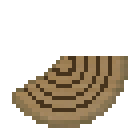
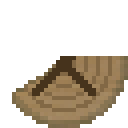
Layers edited between the first and the second 128px x 128px image:
added layer "Layer 3" above "Layer 2" over 32, 56, 96, 96
painted on "Layer 2" over 24, 56, 112, 112
